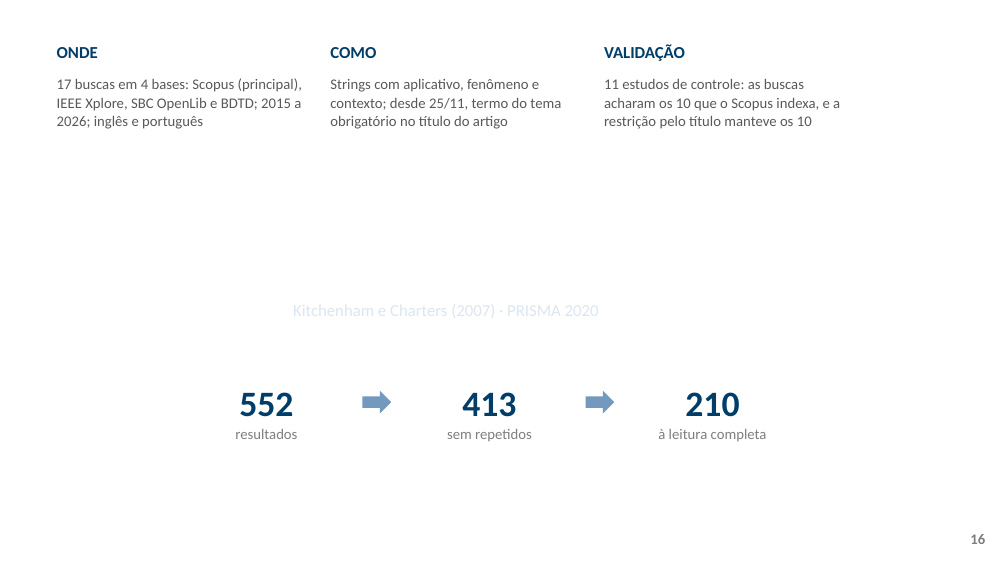
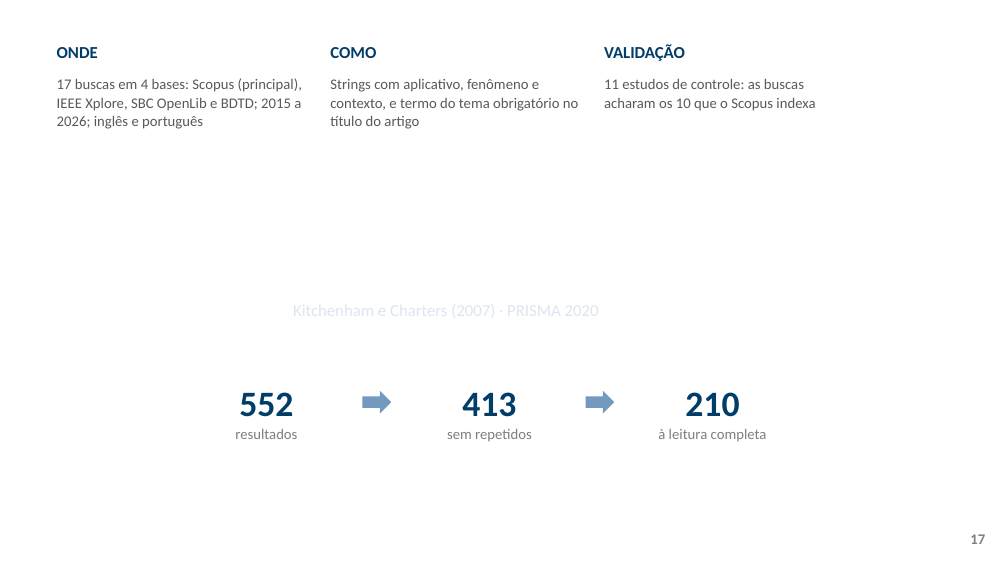
Before and after one commit to ClaudioAMF1/TCC, a slide deck: slide 17 of tcc/apresentacao/apresentacao-defesa-final.pptx (slide 16 before the commit). Drawn at 1008x567 pixels with LibreOffice and Linux fonts; fonts in the diff are those of the drawing; background and template pictures are left out. Boxes give left, top, right and bottom in pixels: in the first picture for what was removed or moved away, otherwise in the second. Text is boxed around its words. In the diff, an @@ line names an element or a change of style, - is before the commit and + after.

```diff
--- a/tcc/apresentacao/apresentacao-defesa-final.pptx
+++ b/tcc/apresentacao/apresentacao-defesa-final.pptx
@@ text at (x1=330, y1=79, x2=578, y2=129): text changed @@
-Strings com aplicativo, fenômeno e contexto; desde 25/11, termo do tema obrigatório no título do artigo
+Strings com aplicativo, fenômeno e contexto, e termo do tema obrigatório no título do artigo
@@ text at (x1=604, y1=79, x2=815, y2=111): text changed @@
-11 estudos de controle: as buscas acharam os 10 que o Scopus indexa, e a restrição pelo título manteve os 10
+11 estudos de controle: as buscas acharam os 10 que o Scopus indexa
@@ page number at (x1=970, y1=534, x2=985, y2=544): text changed @@
-16
+17
```
Also in this commit, not shown: 21 other slides changed, 2 slides added, 10 other files.
